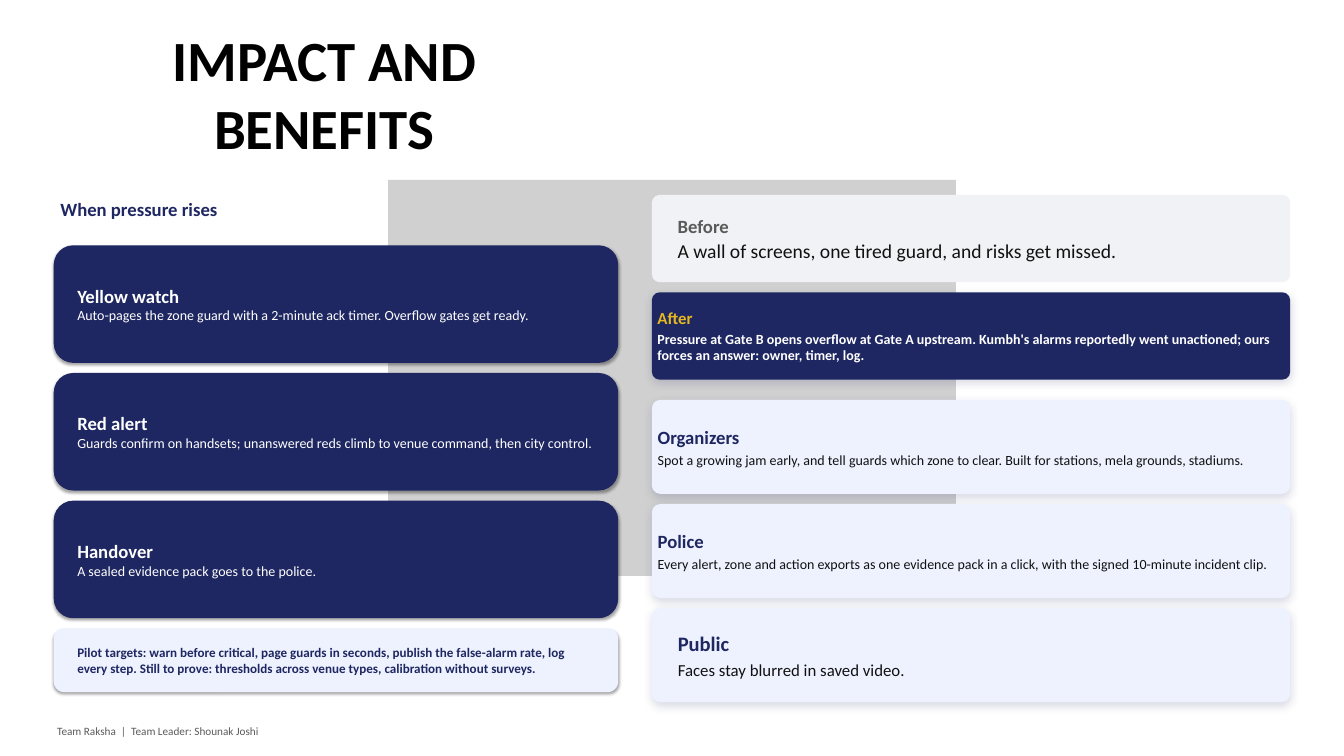
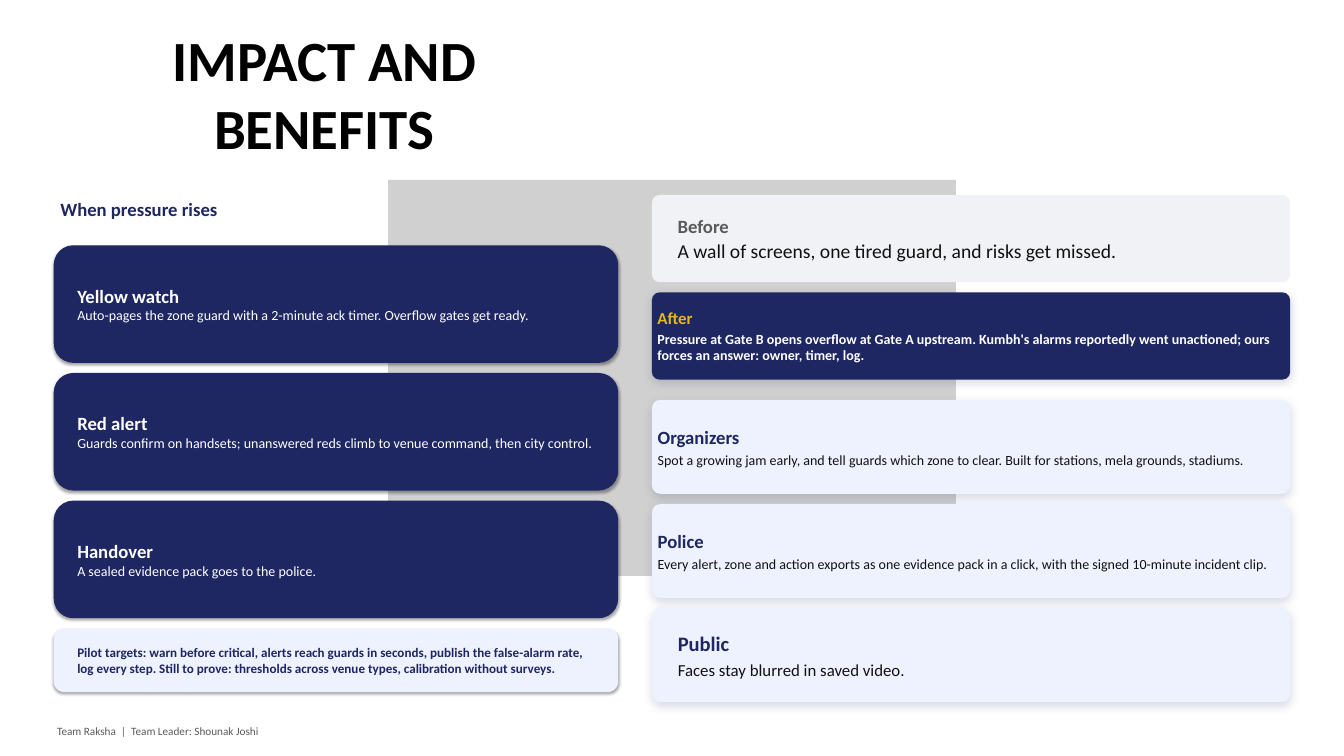
Before and after one commit to shounakjoshi88-a11y/raksha-crowd-safety-hackathon, a slide deck: slide 5 of deck/Raksha_Hackathon2026_Simplified.pptx. Drawn at 1344x756 pixels with LibreOffice and Linux fonts; fonts in the diff are those of the drawing; grey boxes stand for pictures. Boxes give left, top, right and bottom in pixels: in the first picture for what was removed or moved away, otherwise in the second. Text is boxed around its words. In the diff, an @@ line names an element or a change of style, - is before the commit and + after.

Commit message:
fix: cite Kumbh/Hathras sources, soften DPDP, pilot wording, delivery-vs-ack clarity

```diff
--- a/deck/Raksha_Hackathon2026_Simplified.pptx
+++ b/deck/Raksha_Hackathon2026_Simplified.pptx
@@ text at box(77, 648, 583, 675): text changed @@
-Pilot targets: warn before critical, page guards in seconds, publish the false-alarm rate, log every step. Still to prove: thresholds across venue types, calibration without surveys.
+Pilot targets: warn before critical, alerts reach guards in seconds, publish the false-alarm rate, log every step. Still to prove: thresholds across venue types, calibration without surveys.
```
Also in this commit, not shown: 2 other slides changed, 3 other files.
